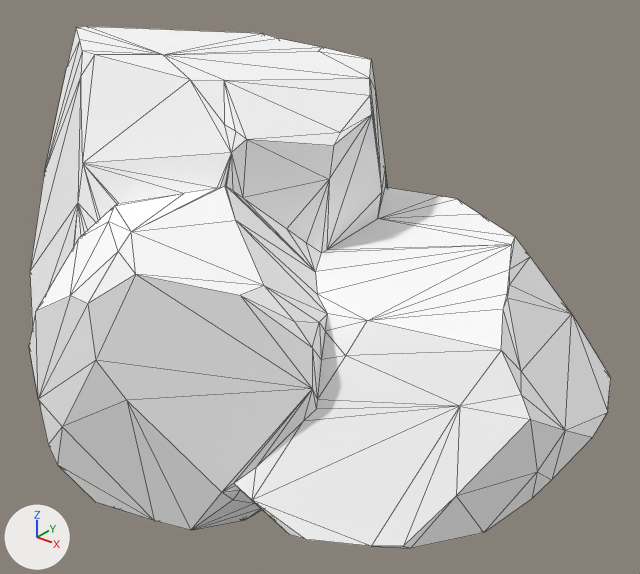
Renders of the glTF model public/siege/scifi/alpine_SM_Env_Rock_07.gltf from each side of a commit.
Both versions are drawn from a camera (50 mm lens) standing at (3.96, -4.48, 3.73) and looking at (0.26, 0.14, 0.86). Arrows for +X, +Y and +Z are at lower left; the lights stay in place. The picture after the commit comes second. Mesh edges are drawn as thin lines. Where no turn or scale is listed for an object, it has been applied to the vertices.

The scene before the commit, as lines of its bpy script (objects in view):
```python
mat_polygonnaturebiomess2_alpine_texture_01 = principled_material('PolygonNatureBiomesS2_Alpine_Texture_01')
mat_polygonnaturebiomess2_alpine_texture_01.base_color = (1.0, 1.0, 1.0)  # white #ffffff
mat_polygonnaturebiomess2_alpine_texture_01.roughness = 1.0
me_mesh = bpy.data.meshes.new('Mesh')
me_mesh.from_pydata(...)  # 262 vertices, 519 faces; spans x -2.45..2.35, y -1.77..1.86, z -0.36..2.57
me_mesh.materials.append(mat_polygonnaturebiomess2_alpine_texture_01)  # white #ffffff
ob_sm_env_rock_07 = bpy.data.objects.new('SM_Env_Rock_07', me_mesh)
ob_sm_env_rock_07.location = (0.0, 0.0, 0.0)
```
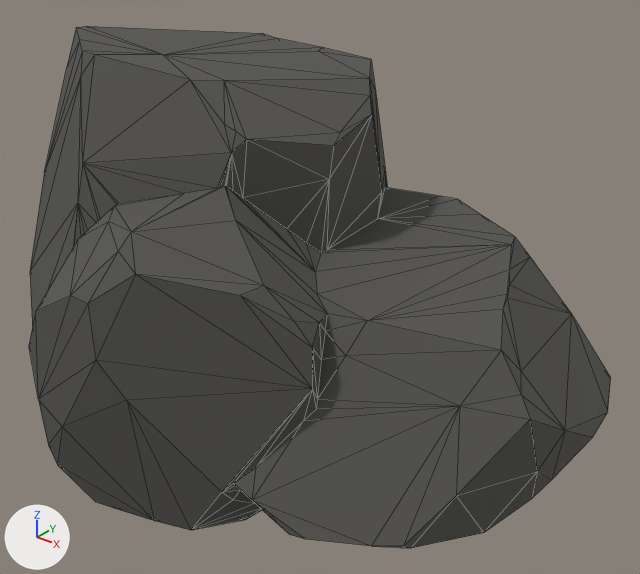
Location of each change, (x1, y1, x2, y2) in pixels of the pictures (640 x 574 px):
'SM_Env_Rock_07', surface changed (white to grey): (29, 26, 611, 548) in both

Edits to the bpy script that builds the scene:
```text
Add img_polygonnaturebiomess2_alpine_texture_01:
    img_polygonnaturebiomess2_alpine_texture_01 = load_image('PolygonNatureBiomesS2_Alpine_Texture_01', 'PolygonNatureBiomesS2_Alpine_Texture_01.webp', 4096, 4096, 'sRGB')
Change mat_polygonnaturebiomess2_alpine_texture_01:
    remove mat_polygonnaturebiomess2_alpine_texture_01.base_color = (1.0, 1.0, 1.0)  # white #ffffff
    add mat_polygonnaturebiomess2_alpine_texture_01.texture = img_polygonnaturebiomess2_alpine_texture_01
```
